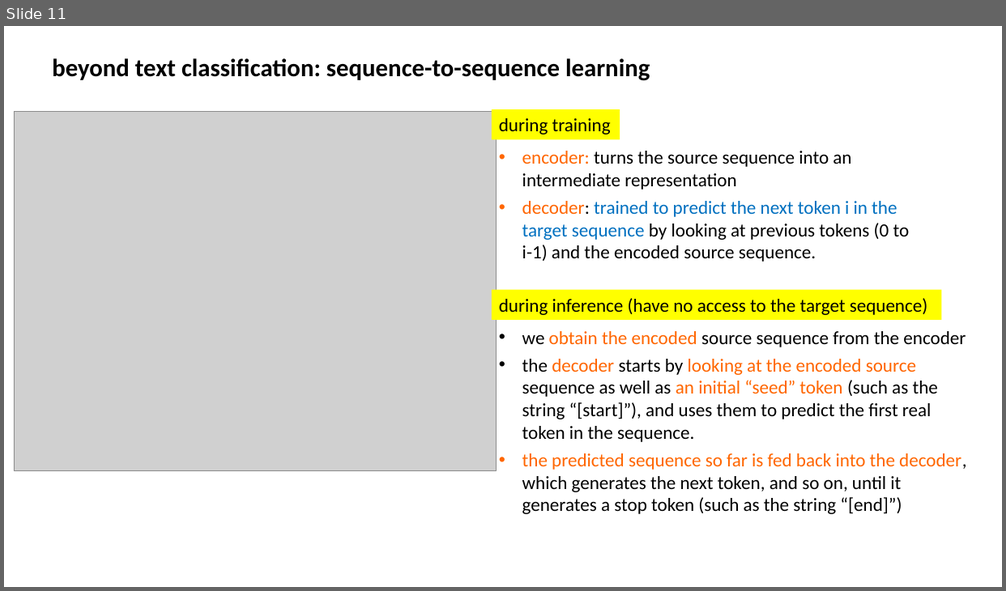
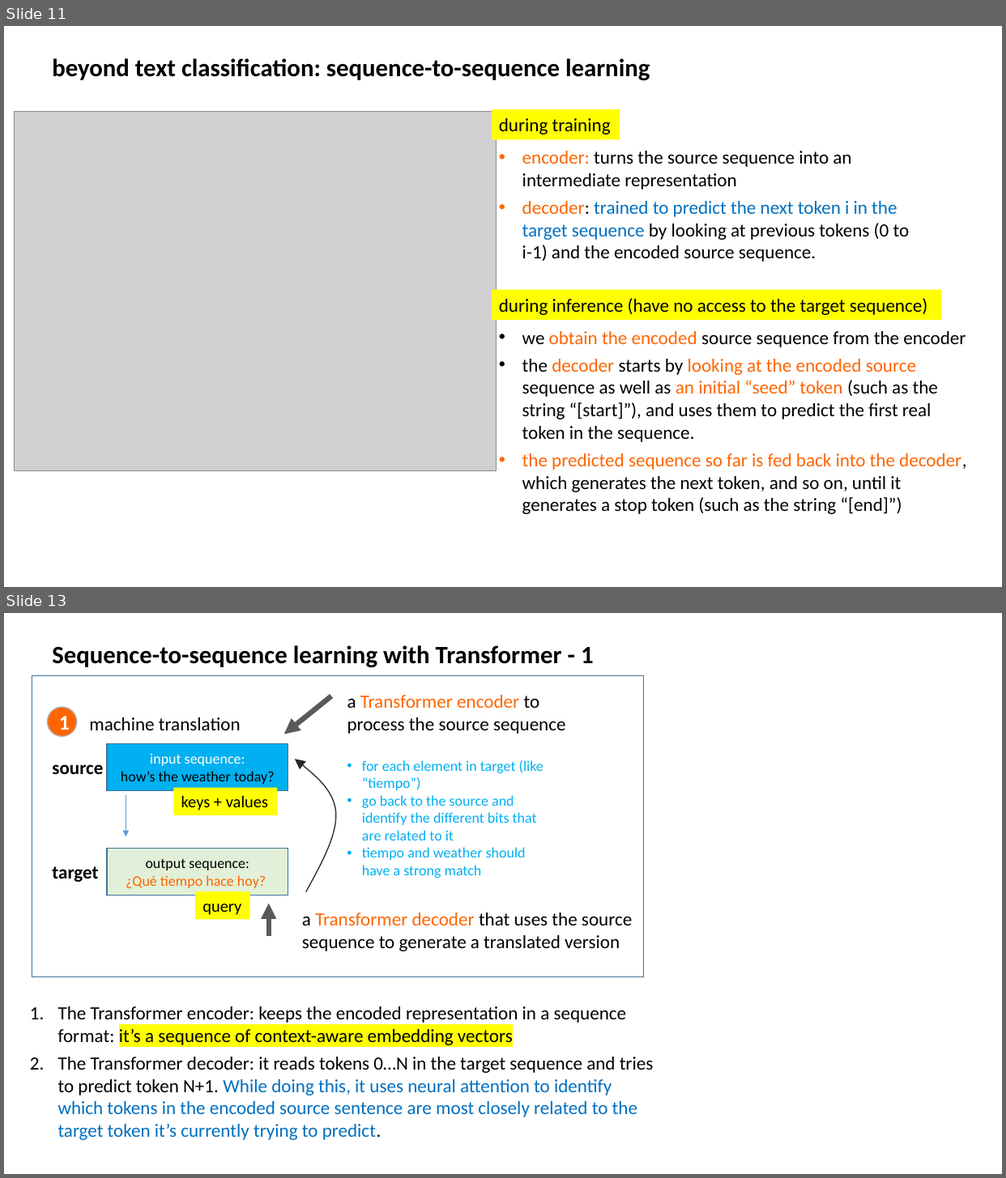
Before and after one commit to yuzhangd/dp_with_python, a slide deck: deep learning for text.pptx. Shown one above the other, each under a label of ours: slide 11 before the commit, slides 11 and 13 after it; the slides between them are not shown. The pictures are 1006x591 and 1006x1178 pixels, drawn with LibreOffice and Linux fonts; fonts in the diff are those of the drawing; grey boxes stand for pictures. Boxes give left, top, right and bottom in pixels: in the first picture for what was removed or moved away, otherwise in the second. Text is boxed around its words. In the diff, an @@ line names an element or a change of style, - is before the commit and + after.

```diff
--- a/deep learning for text.pptx
+++ b/deep learning for text.pptx
@@ slide 13 added at <box>4,613,1002,1174</box>, background #FFFFFF @@
@@ text added at <box>52,645,594,668</box>, 24 pt, text #000000, bold @@
+Sequence-to-sequence learning with Transformer - 1
@@ rectangle added at <box>32,676,643,977</box>, outline #43739E 1 pt @@
@@ ellipse added at <box>48,707,77,736</box>, fill #FF6600, outline #B2B2B2 1 pt, 20 pt, text #FFFFFF, bold @@
+1
@@ arrow added from (331, 696) to (284, 735), #595959 5 pt @@
@@ text added at <box>347,695,566,734</box>, 18 pt, text #000000 @@
+a Transformer encoder to process the source sequence
@@ text added at <box>89,717,241,730</box>, 18 pt, text #000000 @@
+machine translation
@@ rectangle added at <box>107,744,288,791</box>, fill #00B0F0, outline #43739E 1 pt, 14 pt, text #000000 @@
+input sequence:
+how’s the weather today?
@@ text added at <box>52,764,103,774</box>, 18 pt, text #000000, bold @@
+source
@@ freeform shape added at <box>295,759,335,892</box>, outline #262626 1 pt @@
@@ text added at <box>362,760,543,878</box>, 14 pt, text #00B0F0 @@
+• for each element in target (like “tiempo”)
+• go back to the source and identify the different bits that are related to it
+• tiempo and weather should have a strong match
@@ arrow added from (126, 795) to (126, 837), #5B9BD5 0.5 pt @@
@@ rectangle added at <box>174,787,277,815</box>, fill #FFFF00, 16 pt, text #000000 @@
+keys + values
@@ rectangle added at <box>107,848,288,895</box>, fill #E2F0D9, outline #43739E 1 pt, 14 pt, text #FF6600 @@
+output sequence:
+¿Qué tiempo hace hoy?
@@ text added at <box>52,867,98,882</box>, 18 pt, text #000000, bold @@
+target
@@ rectangle added at <box>196,892,250,920</box>, fill #FFFF00, 16 pt, text #000000 @@
+query
@@ arrow added from (269, 936) to (269, 904), #595959 5 pt @@
@@ text added at <box>302,913,632,952</box>, 18 pt, text #000000 @@
+a Transformer decoder that uses the source sequence to generate a translated version
@@ text added at <box>58,1007,654,1140</box>, 18 pt, text #000000 @@
+1. The Transformer encoder: keeps the encoded representation in a sequence format: it’s a sequence of context-aware embedding vectors
+2. The Transformer decoder: it reads tokens 0…N in the target sequence and tries to predict token N+1. While doing this, it uses neural attention to identify which tokens in the encoded source sentence are most closely related to the target token it’s currently trying to predict.
```
Also in this commit, not shown: 1 slide changed, 2 other slides added, 2 slides removed.
